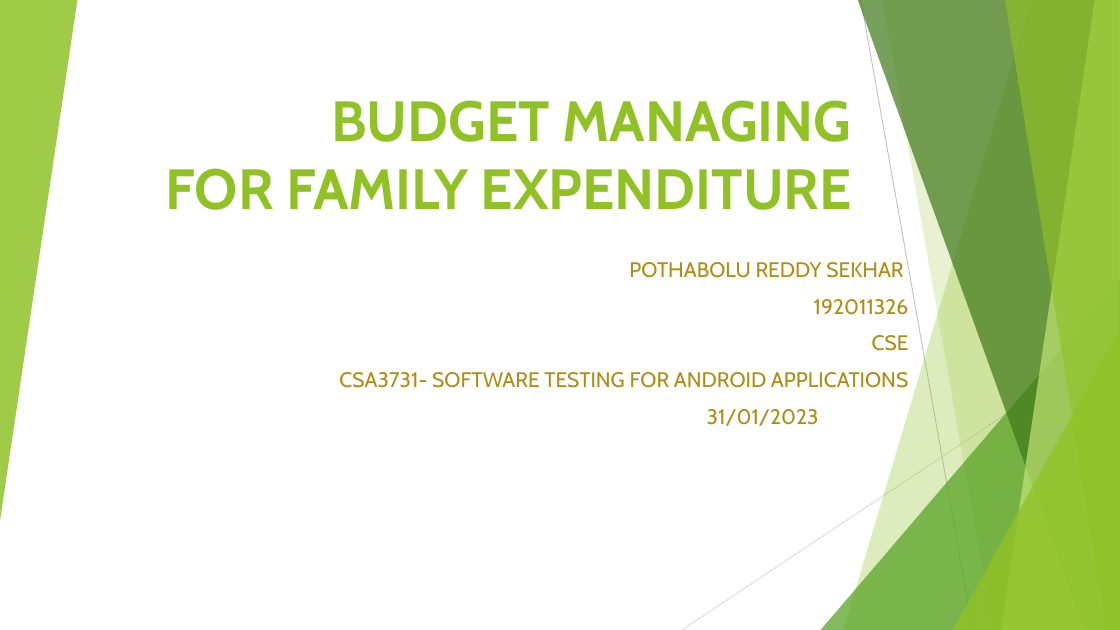
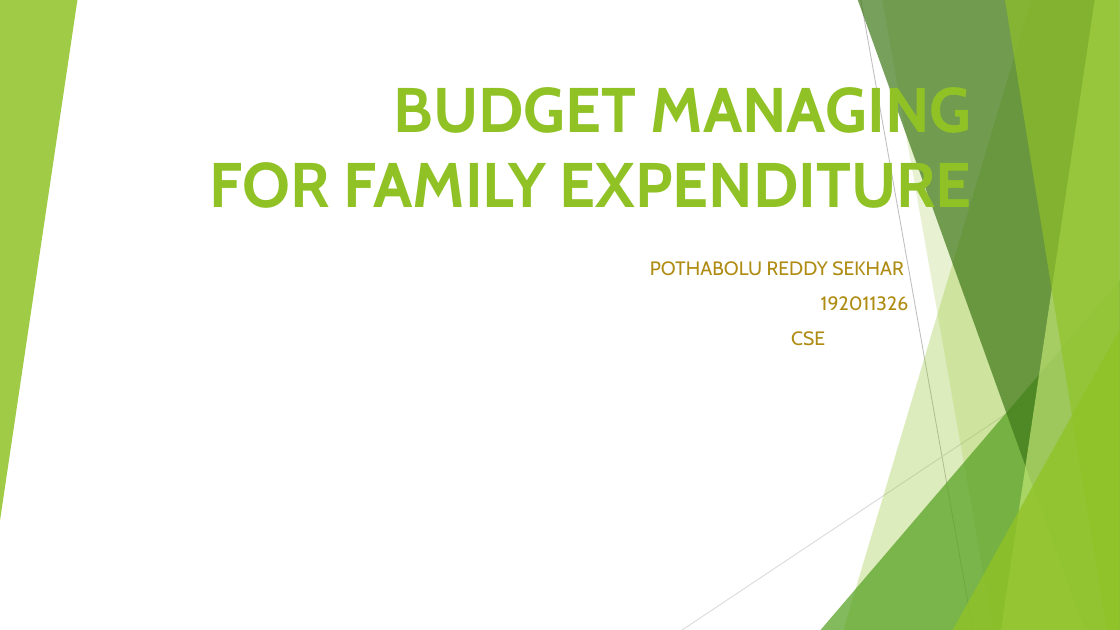
Before and after one commit to sekhar-326/Software-Testing-CSA3731, a slide deck: slide 1 of BUDGET MANAGING FOR.pptx. Drawn at 1120x630 pixels with LibreOffice and Linux fonts; fonts in the diff are those of the drawing. Boxes give left, top, right and bottom in pixels: in the first picture for what was removed or moved away, otherwise in the second. Text is boxed around its words. In the diff, an @@ line names an element or a change of style, - is before the commit and + after.

```diff
--- a/BUDGET MANAGING FOR.pptx
+++ b/BUDGET MANAGING FOR.pptx
@@ title "BUDGET MANAGING FOR FAMILY EXPENDITURE" at (x1=210, y1=79, x2=972, y2=222): size 48.6 to 54 pt @@
@@ subtitle "POTHABOLU REDDY SEKHAR" at (x1=650, y1=261, x2=909, y2=346): size 18 to 16.6 pt @@
@@ subtitle at (x1=339, y1=372, x2=908, y2=426): paragraphs removed @@
-CSA3731- SOFTWARE TESTING FOR ANDROID APPLICATIONS
-31/01/2023
```
Also in this commit, not shown: 2 other slides changed.
